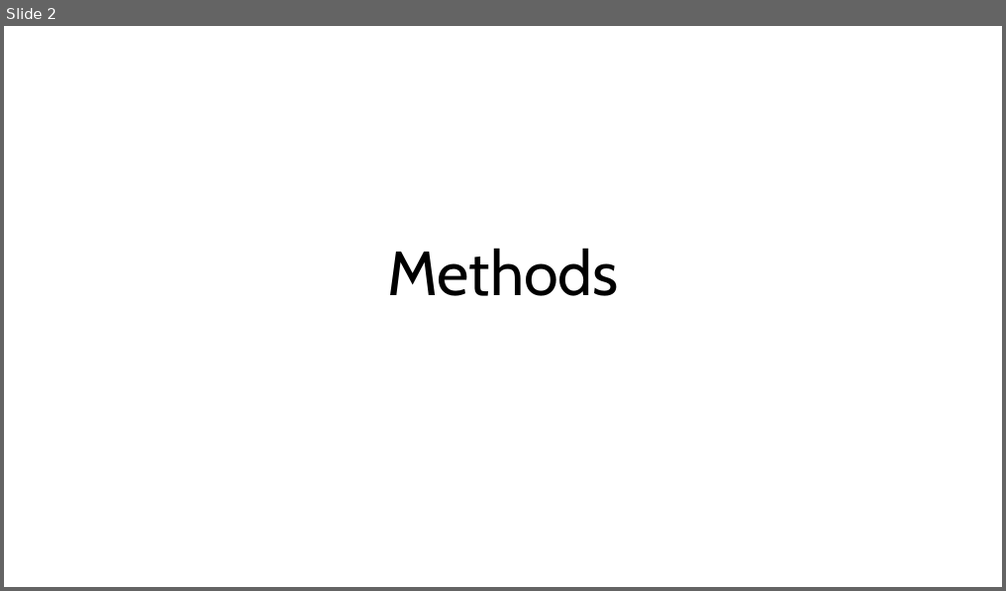
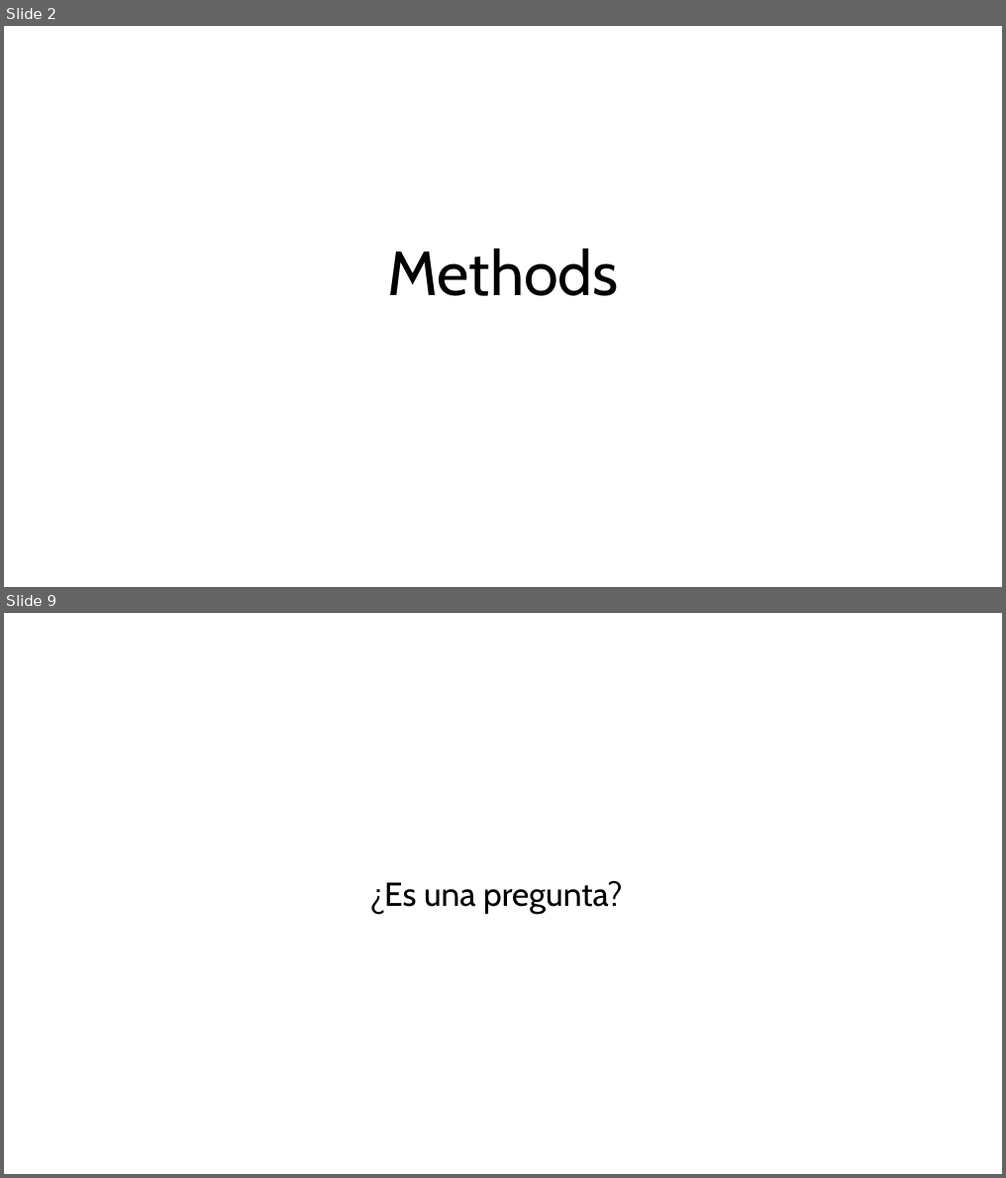
Before and after one commit to RobertEspo/neuro_int_emp, a slide deck: methods.pptx. Shown one above the other, each under a label of ours: slide 2 before the commit, slides 2 and 9 after it; the slides between them are not shown. The pictures are 1006x591 and 1006x1178 pixels, drawn with LibreOffice and Linux fonts; fonts in the diff are those of the drawing. Boxes give left, top, right and bottom in pixels: in the first picture for what was removed or moved away, otherwise in the second. Text is boxed around its words. In the diff, an @@ line names an element or a change of style, - is before the commit and + after.

```diff
--- a/methods.pptx
+++ b/methods.pptx
@@ slide 9 added at [4, 613, 1002, 1174], background #FFFFFF @@
@@ text added at [369, 881, 623, 914], 32 pt, text #000000 @@
+¿Es una pregunta?
```
Also in this commit, not shown: 5 slides changed, 2 other slides added, 4 slides removed, 1 other file.
